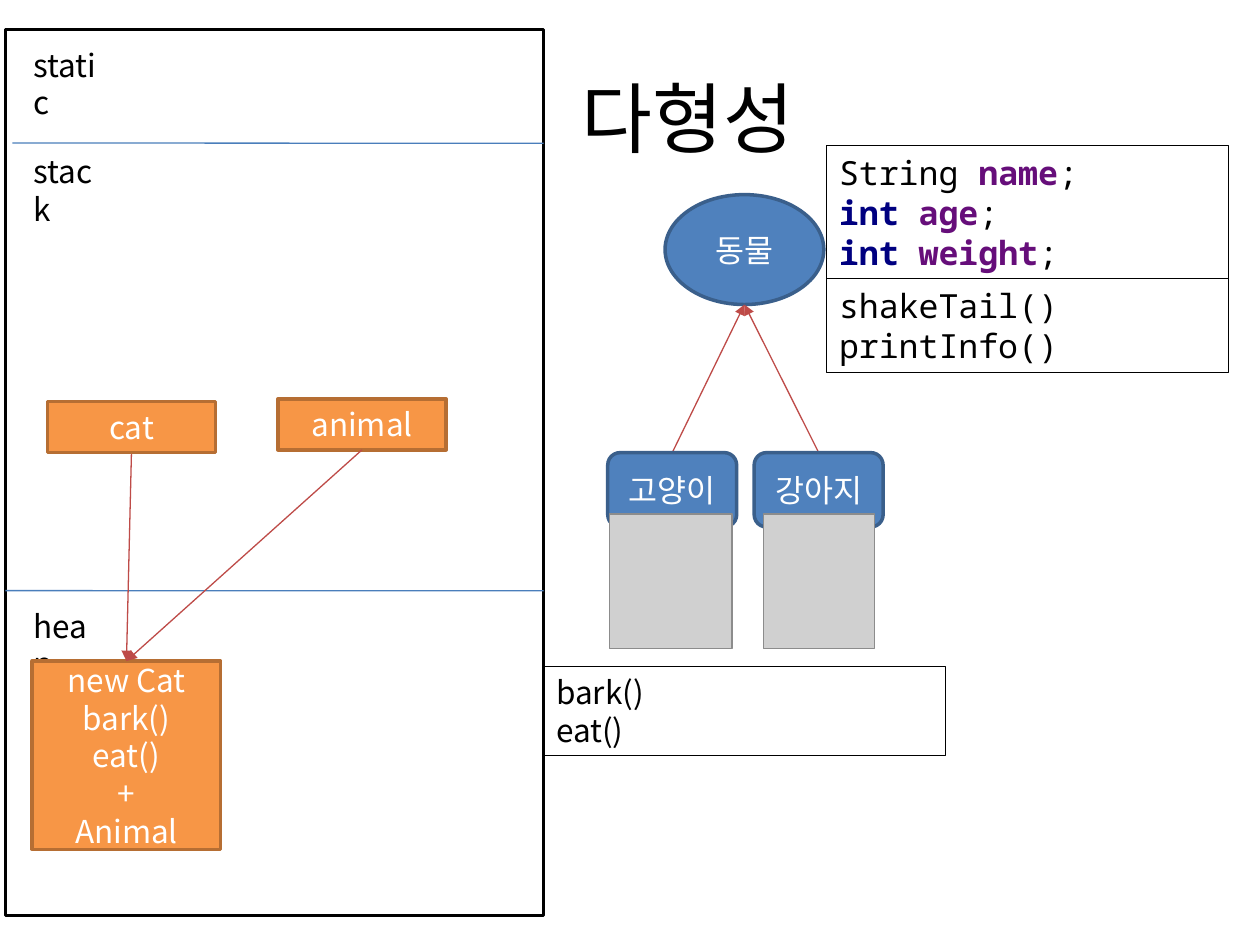
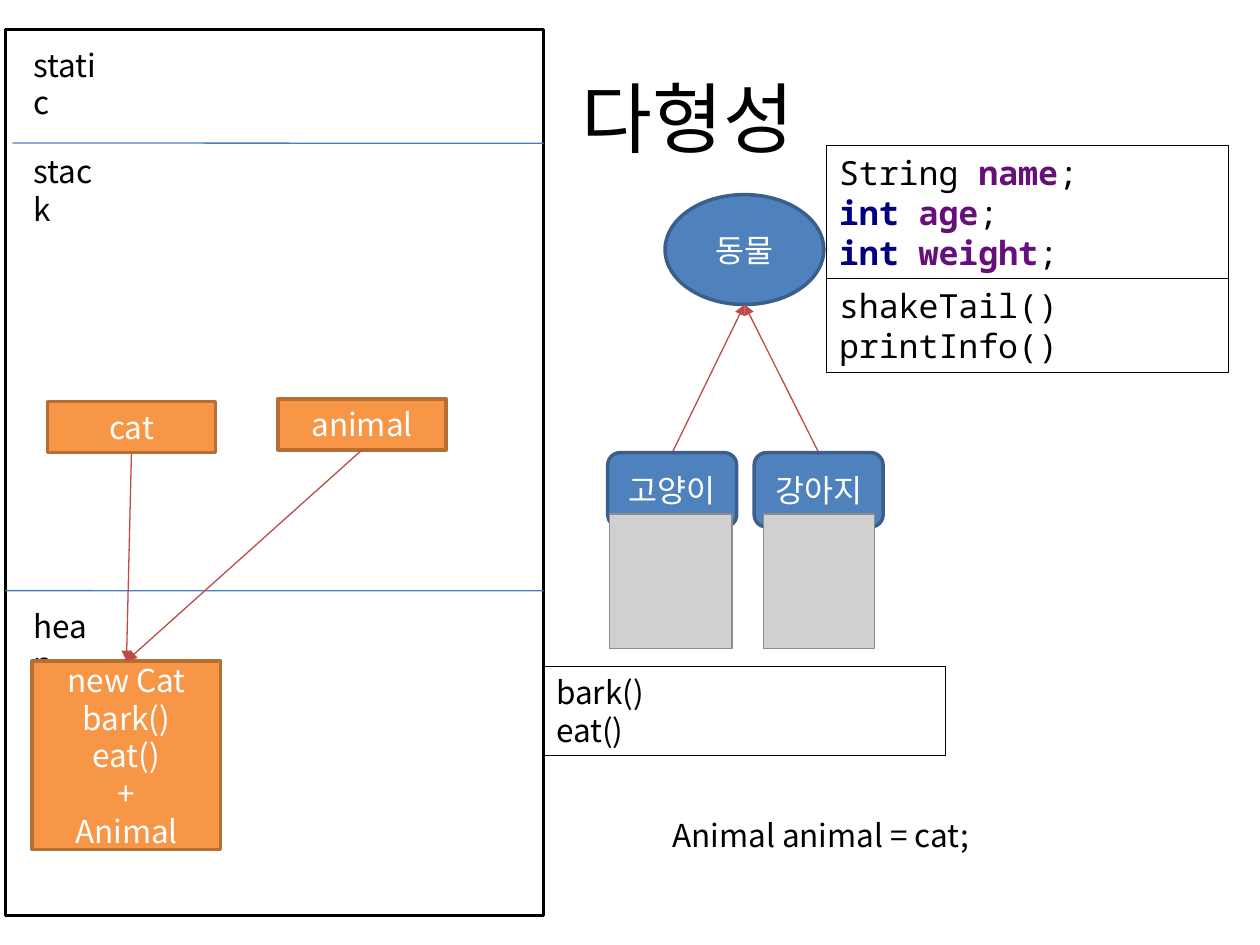
Before and after one commit to terdong/JavaStudy, a slide deck: slide 5 of ppt/day12_다형성.pptx. Drawn at 1260x945 pixels with LibreOffice and Linux fonts; fonts in the diff are those of the drawing; grey boxes stand for pictures. Boxes give left, top, right and bottom in pixels: in the first picture for what was removed or moved away, otherwise in the second. Text is boxed around its words. In the diff, an @@ line names an element or a change of style, - is before the commit and + after.

```diff
--- a/ppt/day12_다형성.pptx
+++ b/ppt/day12_다형성.pptx
@@ text added at bbox=[672, 822, 969, 853], 18 pt, text #000000 @@
+Animal animal = cat;
```
Also in this commit, not shown: 3 other slides changed, 18 other files.
